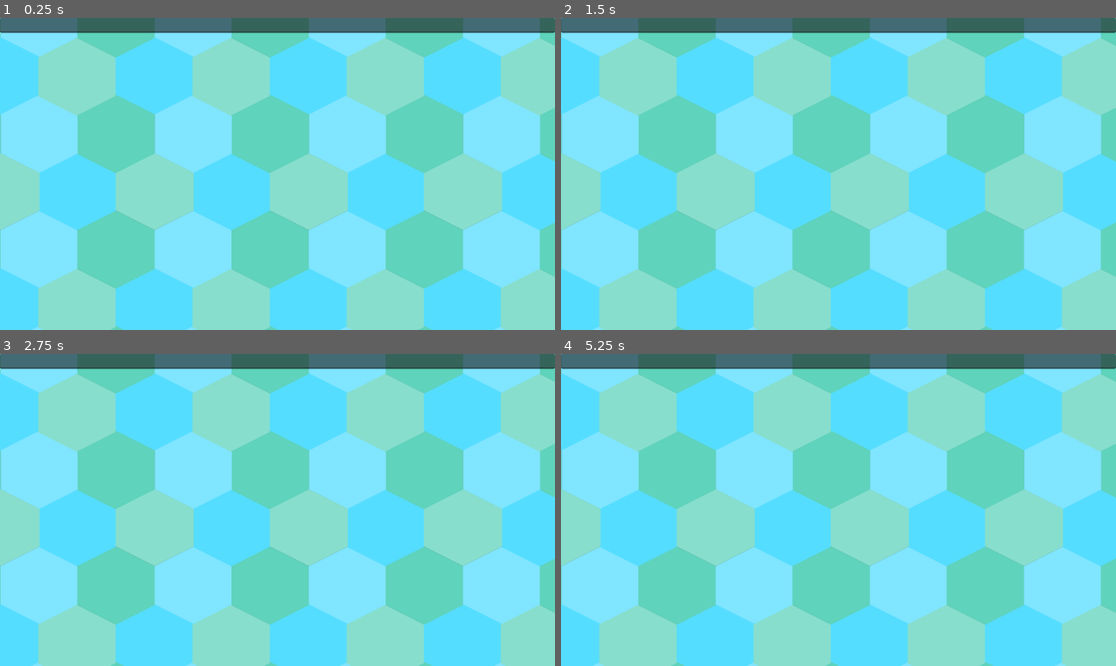
Above: before the commit, frames 1-4 (two rows, left to right).
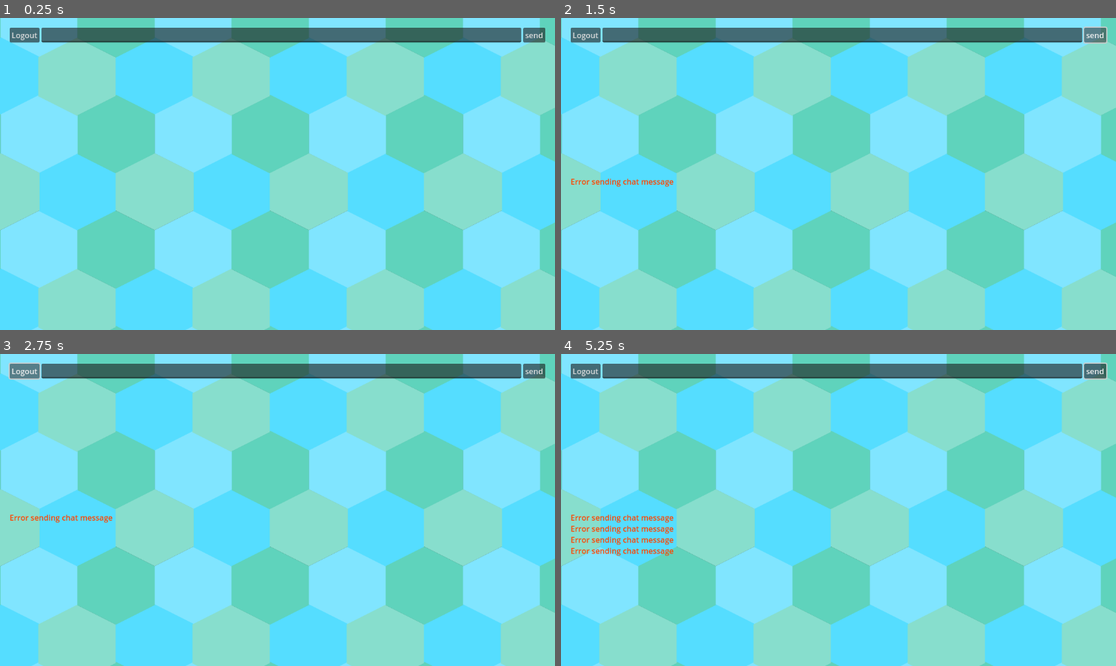
Above: after the commit, the same moments.

Repository: harsh16coder/RingRiot
Game: Godot game, scene res://states/ingame/ingame.tscn
The game is run twice, just before and just after one commit, with the same random seed, the same clock (stepped at 60 frames per second) and the same inputs. This scene is started directly instead of the project's main scene.
Inputs (mouse positions are in pixels of both pictures, inside the frame that each line leads up to):
- Up to frame 1 (0.25 s): no input
- Up to frame 2 (1.5 s): click (583, 33) at 0.5 s, where only the run after the commit has a clickable "Logout"; click (1093, 33) at 1.25 s, where only the run after the commit has a clickable "send"
- Up to frame 3 (2.75 s): click (22, 369) at 2 s, where only the run after the commit has a clickable "Logout"
- Up to frame 4 (5.25 s): click (1093, 369) at 2.75 s, where only the run after the commit has a clickable "send"; click (583, 369) at 3.5 s, where only the run after the commit has a clickable "Logout"; click (1093, 369) at 4.25 s, where only the run after the commit has a clickable "send"; tap Enter at 5 s; move the mouse to (838, 594) at 5.02 s; click (838, 594) at 5.17 s

The runs differ from the first frame. In frame 1, 6.6% of the frame differs, in the area x 0-100%, y 0-9%; in frame 2, 6.9%; in frame 3, 6.9%; in frame 4, 7.5%, in the area x 0-100%, y 0-65%.
Error after the commit: Cannot call method 'instantiate' on a null value. (res://game_manager.gd:25)

Commit message:
Added background shrader on each state

Diff:
--- a/client/states/browsing_hiscores/browsing_hiscores.tscn
+++ b/client/states/browsing_hiscores/browsing_hiscores.tscn
@@ -1,8 +1,15 @@
-[gd_scene load_steps=4 format=3 uid="uid://xmq0flrwsawm"]
+[gd_scene load_steps=7 format=3 uid="uid://xmq0flrwsawm"]
 
 [ext_resource type="Script" uid="uid://blahnn5hk64c0" path="res://states/browsing_hiscores/browsing_hiscores.gd" id="1_gr358"]
 [ext_resource type="PackedScene" uid="uid://6y1bk18r3x6e" path="res://classes/hiscores/hiscores.tscn" id="2_jq3og"]
 [ext_resource type="Script" uid="uid://b4el1fjc2gkm1" path="res://classes/log/log.gd" id="3_jq3og"]
+[ext_resource type="Shader" uid="uid://doeshfjjrror0" path="res://resources/background_effect.gdshader" id="4_extph"]
+[ext_resource type="Texture2D" uid="uid://bg6oiyebgt0j5" path="res://resources/floor.svg" id="5_itgbc"]
+
+[sub_resource type="ShaderMaterial" id="ShaderMaterial_mcnxg"]
+shader = ExtResource("4_extph")
+shader_parameter/amplitutde = Vector2(1, 0)
+shader_parameter/speed = Vector2(1, 0)
 
 [node name="BrowsingHiscores" type="Node"]
 script = ExtResource("1_gr358")
@@ -49,3 +56,11 @@
 layout_mode = 2
 script = ExtResource("3_jq3og")
 metadata/_custom_type_script = "uid://b4el1fjc2gkm1"
+
+[node name="Background" type="Sprite2D" parent="."]
+texture_repeat = 2
+material = SubResource("ShaderMaterial_mcnxg")
+texture = ExtResource("5_itgbc")
+centered = false
+region_enabled = true
+region_rect = Rect2(0, 0, 1152, 648)
--- a/client/states/connected/connected.gd
+++ b/client/states/connected/connected.gd
@@ -4,12 +4,12 @@
 
 var _action_on_ok_received: Callable
 
-@onready var _username_field: LineEdit = $UI/VBoxContainer/Username
-@onready var _password_field: LineEdit = $UI/VBoxContainer/Password
-@onready var _login_button: Button = $UI/VBoxContainer/HBoxContainer/LoginButton
-@onready var _register_button: Button = $UI/VBoxContainer/HBoxContainer/RegisterButton
-@onready var _hiscores_button: Button = $UI/VBoxContainer/HBoxContainer/HiscoresButton
-@onready var _log: Log = $UI/VBoxContainer/Log
+@onready var _username_field: LineEdit = $UI/MarginContainer/VBoxContainer/Username
+@onready var _password_field: LineEdit = $UI/MarginContainer/VBoxContainer/Password
+@onready var _login_button: Button = $UI/MarginContainer/VBoxContainer/HBoxContainer/LoginButton
+@onready var _register_button: Button = $UI/MarginContainer/VBoxContainer/HBoxContainer/RegisterButton
+@onready var _hiscores_button: Button = $UI/MarginContainer/VBoxContainer/HBoxContainer/HiscoresButton
+@onready var _log: Log = $UI/MarginContainer/VBoxContainer/Log
 
 func _ready() -> void:
 	WS.packet_received.connect(_on_ws_packet_received)
--- a/client/states/connected/connected.tscn
+++ b/client/states/connected/connected.tscn
@@ -1,53 +1,84 @@
-[gd_scene load_steps=4 format=3 uid="uid://b3jrfikcqy3o1"]
+[gd_scene load_steps=7 format=3 uid="uid://b3jrfikcqy3o1"]
 
 [ext_resource type="Script" uid="uid://dbx0c14r0r5uq" path="res://states/connected/connected.gd" id="1_idi6s"]
 [ext_resource type="Script" uid="uid://b4el1fjc2gkm1" path="res://classes/log/log.gd" id="2_kh2bm"]
 [ext_resource type="PackedScene" uid="uid://6y1bk18r3x6e" path="res://classes/hiscores/hiscores.tscn" id="3_kh2bm"]
+[ext_resource type="Shader" uid="uid://doeshfjjrror0" path="res://resources/background_effect.gdshader" id="4_tk3qr"]
+[ext_resource type="Texture2D" uid="uid://bg6oiyebgt0j5" path="res://resources/floor.svg" id="5_rp112"]
+
+[sub_resource type="ShaderMaterial" id="ShaderMaterial_o1o5k"]
+shader = ExtResource("4_tk3qr")
+shader_parameter/amplitutde = Vector2(1, 0)
+shader_parameter/speed = Vector2(1, 0)
 
 [node name="Connected" type="Node"]
 script = ExtResource("1_idi6s")
 
 [node name="UI" type="CanvasLayer" parent="."]
 
-[node name="VBoxContainer" type="VBoxContainer" parent="UI"]
-custom_minimum_size = Vector2(450, 0)
-anchors_preset = 13
-anchor_left = 0.5
-anchor_right = 0.5
+[node name="MarginContainer" type="MarginContainer" parent="UI"]
+anchors_preset = 15
+anchor_right = 1.0
 anchor_bottom = 1.0
-offset_left = -63.0
-offset_right = 63.0
 grow_horizontal = 2
 grow_vertical = 2
+theme_override_constants/margin_left = 20
+theme_override_constants/margin_top = 20
+theme_override_constants/margin_right = 20
+theme_override_constants/margin_bottom = 20
 
-[node name="Username" type="LineEdit" parent="UI/VBoxContainer"]
+[node name="VBoxContainer" type="VBoxContainer" parent="UI/MarginContainer"]
+custom_minimum_size = Vector2(450, 0)
 layout_mode = 2
 
-[node name="Password" type="LineEdit" parent="UI/VBoxContainer"]
+[node name="RichTextLabel" type="RichTextLabel" parent="UI/MarginContainer/VBoxContainer"]
 layout_mode = 2
+theme_override_font_sizes/bold_font_size = 48
+bbcode_enabled = true
+text = "[center][b][shake][rainbow]Ring Riot[/rainbow][/shake][/b][/center]"
+fit_content = true
 
-[node name="HBoxContainer" type="HBoxContainer" parent="UI/VBoxContainer"]
+[node name="Username" type="LineEdit" parent="UI/MarginContainer/VBoxContainer"]
 layout_mode = 2
+placeholder_text = "Username"
 
-[node name="LoginButton" type="Button" parent="UI/VBoxContainer/HBoxContainer"]
+[node name="Password" type="LineEdit" parent="UI/MarginContainer/VBoxContainer"]
+layout_mode = 2
+placeholder_text = "Password"
+virtual_keyboard_type = 6
+secret = true
+
+[node name="HBoxContainer" type="HBoxContainer" parent="UI/MarginContainer/VBoxContainer"]
+layout_mode = 2
+size_flags_horizontal = 4
+
+[node name="LoginButton" type="Button" parent="UI/MarginContainer/VBoxContainer/HBoxContainer"]
 layout_mode = 2
 text = "Login
 "
 
-[node name="RegisterButton" type="Button" parent="UI/VBoxContainer/HBoxContainer"]
+[node name="RegisterButton" type="Button" parent="UI/MarginContainer/VBoxContainer/HBoxContainer"]
 layout_mode = 2
 text = "Register"
 
-[node name="HiscoresButton" type="Button" parent="UI/VBoxContainer/HBoxContainer"]
+[node name="HiscoresButton" type="Button" parent="UI/MarginContainer/VBoxContainer/HBoxContainer"]
 layout_mode = 2
 text = "Hiscores"
 
-[node name="Log" type="RichTextLabel" parent="UI/VBoxContainer"]
+[node name="Log" type="RichTextLabel" parent="UI/MarginContainer/VBoxContainer"]
 custom_minimum_size = Vector2(0, 200)
 layout_mode = 2
 script = ExtResource("2_kh2bm")
 metadata/_custom_type_script = "uid://b4el1fjc2gkm1"
 
-[node name="Hiscores" parent="UI/VBoxContainer" instance=ExtResource("3_kh2bm")]
+[node name="Hiscores" parent="UI/MarginContainer/VBoxContainer" instance=ExtResource("3_kh2bm")]
 custom_minimum_size = Vector2(0, 200)
 layout_mode = 2
+
+[node name="Background" type="Sprite2D" parent="."]
+texture_repeat = 2
+material = SubResource("ShaderMaterial_o1o5k")
+texture = ExtResource("5_rp112")
+centered = false
+region_enabled = true
+region_rect = Rect2(0, 0, 1152, 648)
--- a/client/states/ingame/ingame.gd
+++ b/client/states/ingame/ingame.gd
@@ -3,9 +3,11 @@
 const packets := preload("res://packets.gd")
 const Actor := preload("res://objects/actor/actor.gd")
 const Spore := preload("res://objects/spore/spore.gd")
-@onready var _line_edit: LineEdit = $UI/VBoxContainer/LineEdit
-@onready var _log: Log = $UI/VBoxContainer/Log
-@onready var _hiscores: Hiscores = $UI/VBoxContainer/Hiscores
+@onready var _line_edit: LineEdit = $UI/MarginContainer/VBoxContainer/HBoxContainer/LineEdit
+@onready var _log: Log = $UI/MarginContainer/VBoxContainer/Log
+@onready var _hiscores: Hiscores = $UI/MarginContainer/VBoxContainer/Hiscores
+@onready var _send_button: Button = $UI/MarginContainer/VBoxContainer/HBoxContainer/SendButton
+@onready var _logout_button: Button = $UI/MarginContainer/VBoxContainer/HBoxContainer/LogoutButton
 
 @onready var _world: Node2D = $World
 
@@ -18,6 +20,8 @@
 	WS.packet_received.connect(_on_ws_packet_received)
 
 	_line_edit.text_submitted.connect(_on_line_edit_text_entered)
+	_logout_button.pressed.connect(_on_logout_button_pressed)
+	_send_button.pressed.connect(_on_send_button_pressed)
 
 func _on_ws_connection_closed() -> void:
 	_log.error("Connection closed")
@@ -183,3 +187,13 @@
 		var reason := disconnect_msg.get_reason()
 		_log.info("%s disconnected because %s" % [player.actor_name, reason])
 		_remove_actor(player)
+
+func _on_logout_button_pressed() -> void:
+	var packet := packets.Packet.new()
+	var disconnect_msg := packet.new_disconnect()
+	disconnect_msg.set_reason("logged out")
+	WS.send(packet)
+	GameManager.set_state(GameManager.State.CONNECTED)
+
+func _on_send_button_pressed() -> void:
+	_on_line_edit_text_entered(_line_edit.text)
--- a/client/states/ingame/ingame.tscn
+++ b/client/states/ingame/ingame.tscn
@@ -10,22 +10,41 @@
 
 [node name="UI" type="CanvasLayer" parent="."]
 
-[node name="VBoxContainer" type="VBoxContainer" parent="UI"]
+[node name="MarginContainer" type="MarginContainer" parent="UI"]
 anchors_preset = 15
 anchor_right = 1.0
 anchor_bottom = 1.0
 grow_horizontal = 2
 grow_vertical = 2
+theme_override_constants/margin_left = 20
+theme_override_constants/margin_top = 20
+theme_override_constants/margin_right = 20
+theme_override_constants/margin_bottom = 20
 
-[node name="LineEdit" type="LineEdit" parent="UI/VBoxContainer"]
+[node name="VBoxContainer" type="VBoxContainer" parent="UI/MarginContainer"]
 layout_mode = 2
 
-[node name="Hiscores" parent="UI/VBoxContainer" instance=ExtResource("2_ll2wp")]
+[node name="HBoxContainer" type="HBoxContainer" parent="UI/MarginContainer/VBoxContainer"]
+layout_mode = 2
+
+[node name="LogoutButton" type="Button" parent="UI/MarginContainer/VBoxContainer/HBoxContainer"]
+layout_mode = 2
+text = "Logout"
+
+[node name="LineEdit" type="LineEdit" parent="UI/MarginContainer/VBoxContainer/HBoxContainer"]
+layout_mode = 2
+size_flags_horizontal = 3
+
+[node name="SendButton" type="Button" parent="UI/MarginContainer/VBoxContainer/HBoxContainer"]
+layout_mode = 2
+text = "send"
+
+[node name="Hiscores" parent="UI/MarginContainer/VBoxContainer" instance=ExtResource("2_ll2wp")]
 custom_minimum_size = Vector2(200, 150)
 layout_mode = 2
 size_flags_horizontal = 8
 
-[node name="Log" type="RichTextLabel" parent="UI/VBoxContainer"]
+[node name="Log" type="RichTextLabel" parent="UI/MarginContainer/VBoxContainer"]
 custom_minimum_size = Vector2(0, 300)
 layout_mode = 2
 script = ExtResource("2_q22go")
